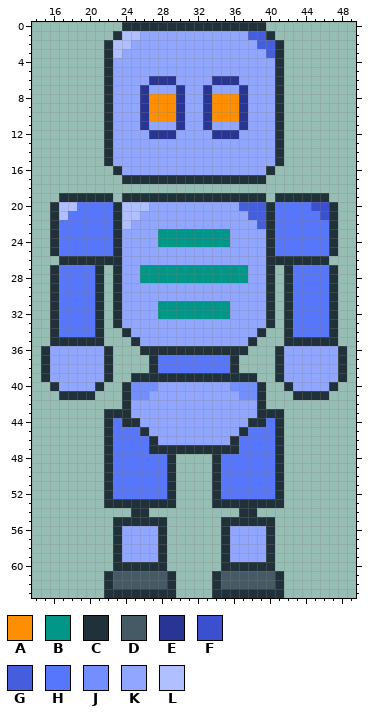
Pixel-art sprite -- Data/gfx/actors/robots/robot2.png. The picture above was drawn from the file before the commit.
The file is 64x64 pixels. Shown: x 14..49, y 0..63.
Palette (. is transparent): A #ff8f00  B #009688  C #213139  D #455a64  E #283593  F #3b50ce  G #455ede  H #5677fc  J #738ffe  K #91a7ff  L #afbfff
After:
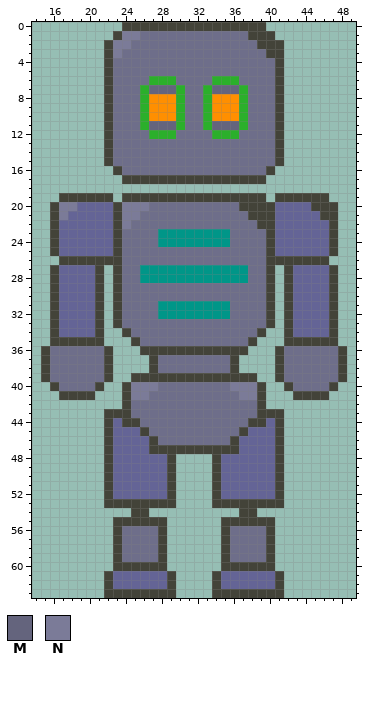
Colours new in this view: M #64647d  N #7b7b98
The exact change:
@@ palette @@
-C #213139
+C #434339
-E #283593
+E #2baf2b
-H #5677fc
+H #646496
-K #91a7ff
+K #6e6e8a
@@ x 21..42 @@
  0 ...CCCCCCCCCCCCCCCC...
- 1 ..CLLKKKKKKKKKKKKGGC..
- 2 .CLLKKKKKKKKKKKKKKGGC.
- 3 .CLKKKKKKKKKKKKKKKKGC.
+ 1 ..CNNKKKKKKKKKKKKCCC..
+ 2 .CNNKKKKKKKKKKKKKKCCC.
+ 3 .CNKKKKKKKKKKKKKKKKCC.
  4 .CKKKKKKKKKKKKKKKKKKC.
@@ x 25..38 @@
  6 KKEEEKKKKEEEKK
- 7 KEKKKEKKEKKKEK
+ 7 KEMMMEKKEMMMEK
  8 KEAAAEKKEAAAEK
@@ x 25..38 @@
 10 KEAAAEKKEAAAEK
-11 KEKKKEKKEKKKEK
+11 KEMMMEKKEMMMEK
 12 KKEEEKKKKEEEKK
@@ x 14..49 @@
 19 ...CCCCCC.CCCCCCCCCCCCCCCC.CCCCCC...
-20 ..CLLHHHHCLLLKKKKKKKKKKGGGCHHHHFFC..
-21 ..CLHHHHHCLLKKKKKKKKKKKKGGCHHHHHFC..
-22 ..CHHHHHHCLKKKKKKKKKKKKKKGCHHHHHHC..
+20 ..CNNHHHHCNNNKKKKKKKKKKCCCCHHHHCCC..
+21 ..CNHHHHHCNNKKKKKKKKKKKKCCCHHHHHCC..
+22 ..CHHHHHHCNKKKKKKKKKKKKKKCCHHHHHHC..
 23 ..CHHHHHHCKKKKBBBBBBBBKKKKCHHHHHHC..
@@ x 23..40 @@
 36 ...CCCCCCCCCCCC...
-37 ....CHHHHHHHHC....
-38 ....CHHHHHHHHC....
+37 ....CKKKKKKKKC....
+38 ....CKKKKKKKKC....
 39 ..CCCCCCCCCCCCCC..
-40 .CJJJKKKKKKKKJJJC.
-41 .CJJKKKKKKKKKKJJC.
+40 .CNNNKKKKKKKKNNNC.
+41 .CNNKKKKKKKKKKNNC.
 42 .CKKKKKKKKKKKKKKC.
@@ x 21..42 @@
 60 ..CCCCCC......CCCCCC..
-61 .CDDDDDDC....CDDDDDDC.
-62 .CDDDDDDC....CDDDDDDC.
+61 .CHHHHHHC....CHHHHHHC.
+62 .CHHHHHHC....CHHHHHHC.
 63 .CCCCCCCC....CCCCCCCC.
